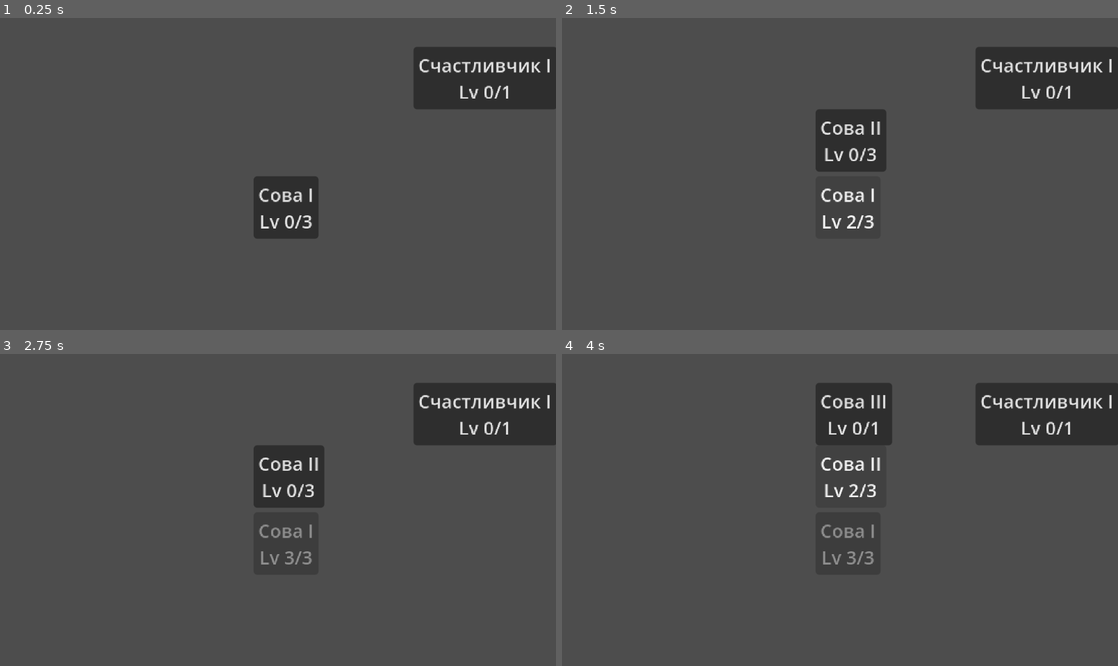
Above: before the commit, frames 1-4 (two rows, left to right).
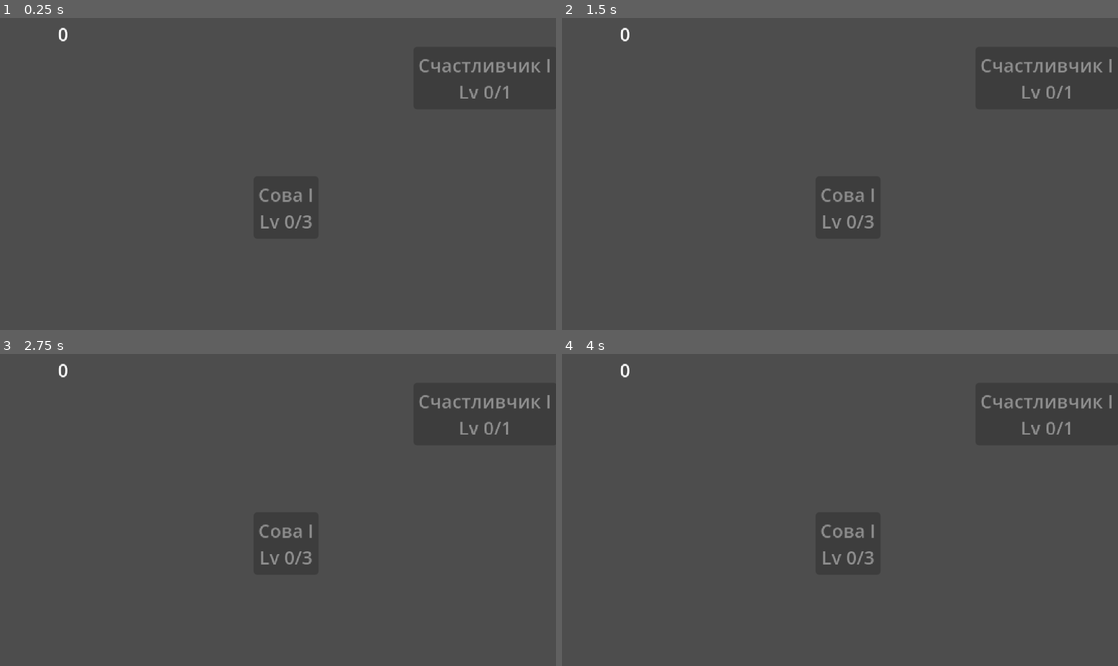
Above: after the commit, the same moments.

Repository: kandlash/Count-The-Sheep
Game: Godot game, scene res://scenes/upgrade_shop.tscn
Same seed, same stepped clock (60 frames per second), same inputs: the game is played once before the commit and once after it. This scene is started directly instead of the project's main scene. The engine's default icon, where the game draws it, is replaced by a stand-in: a white triangle on a blue panel in a dark square. Sound files missing from this copy of the repository are replaced by a short silence.
Inputs (mouse positions are in pixels of both pictures, inside the frame that each line leads up to):
- Up to frame 1 (0.25 s): no input
- Up to frame 2 (1.5 s): click (845, 208) at 0.5 s, where only the run before the commit has a clickable "Сова I Lv 0/3"; click (845, 208) at 1.25 s, where only the run before the commit has a clickable "Сова I Lv 1/3"
- Up to frame 3 (2.75 s): click (283, 544) at 2 s, where only the run before the commit has a clickable "Сова I Lv 2/3"
- Up to frame 4 (4 s): click (851, 475) at 2.75 s, where only the run before the commit has a clickable "Сова II Lv 0/3"; click (851, 475) at 3.5 s, where only the run before the commit has a clickable "Сова II Lv 1/3"

The runs differ from the first frame. In frame 1, 0.8% of the frame differs, in the area x 10-99%, y 3-68%; in frame 2, 3.3%; in frame 3, 2.9%; in frame 4, 3.5%.

Commit message:
money count simple version

Diff:
--- a/scenes/upgrade_shop.tscn
+++ b/scenes/upgrade_shop.tscn
@@ -61,3 +61,11 @@
 
 [node name="UpgradeLine" parent="UpgradeShop/GraphRoot" unique_id=793715728 instance=ExtResource("3_mfja5")]
 default_color = Color(1, 0, 0, 1)
+
+[node name="money_label" type="Label" parent="UpgradeShop" unique_id=1882020366]
+layout_mode = 0
+offset_left = 50.0
+offset_top = 2.0
+offset_right = 90.0
+offset_bottom = 25.0
+text = "0"
--- a/scripts/G.gd
+++ b/scripts/G.gd
@@ -4,7 +4,7 @@
 var jumps_count := 0
 
 var max_tired_points := 100
-var money := 100000
+var money := 0
 
 var jump_power := 1.0
 var income_multiplier := 1.0
--- a/scripts/money_count.gd
+++ b/scripts/money_count.gd
@@ -35,6 +35,11 @@
 	await start_count()
 
 # --------------------------------------------------
+
+func _process(delta: float) -> void:
+	if Input.is_action_just_pressed("ui_accept"):
+		get_tree().change_scene_to_file("res://scenes/upgrade_shop.tscn")
+
 
 func _hide_all():
 	comon_container.visible = false
--- a/scripts/upgrades/upgrade_shop_main.gd
+++ b/scripts/upgrades/upgrade_shop_main.gd
@@ -1,5 +1,7 @@
 extends CanvasLayer
+@onready var money_label: Label = $UpgradeShop/money_label
 
 func _process(delta: float) -> void:
+	money_label.text = str(G.money)
 	if Input.is_action_just_pressed("ui_accept"):
 		get_tree().change_scene_to_file("res://scenes/world.tscn")
